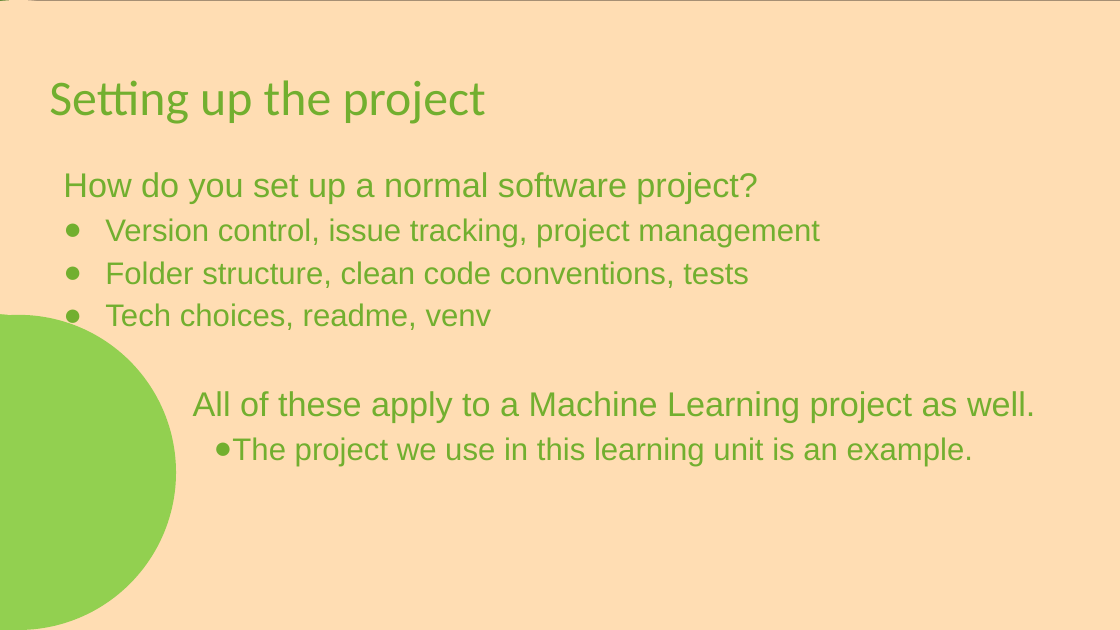
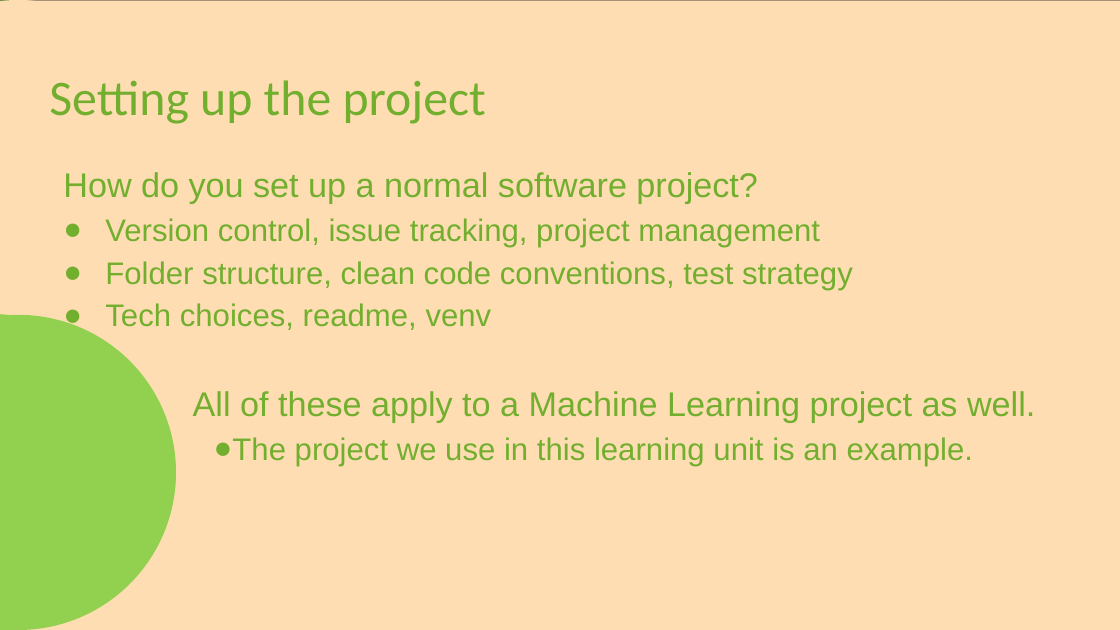
Before and after one commit to frank-trollmann/machine-learning_example-project, a slide deck: slide 11 of documentation/Session 1.pptx. Drawn at 1120x630 pixels with LibreOffice and Linux fonts; fonts in the diff are those of the drawing. Boxes give left, top, right and bottom in pixels: in the first picture for what was removed or moved away, otherwise in the second. Text is boxed around its words. In the diff, an @@ line names an element or a change of style, - is before the commit and + after.

```diff
--- a/documentation/Session 1.pptx
+++ b/documentation/Session 1.pptx
@@ text at <box>105,261,853,290</box>: text changed @@
-● Folder structure, clean code conventions, tests
+● Folder structure, clean code conventions, test strategy
```
Also in this commit, not shown: 6 other slides changed, 2 other files.
